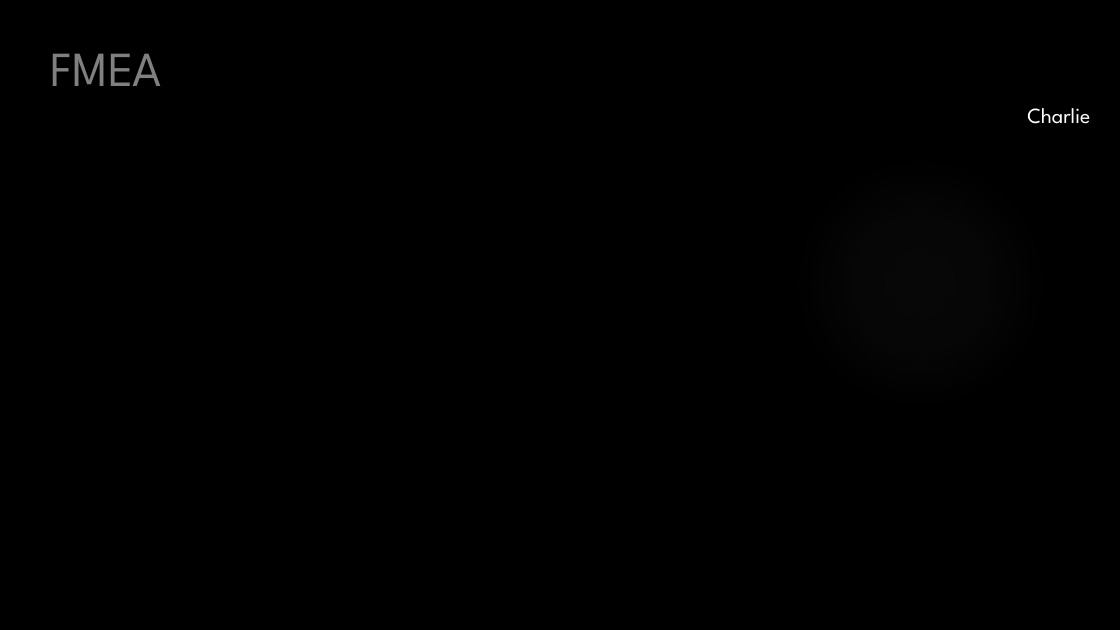
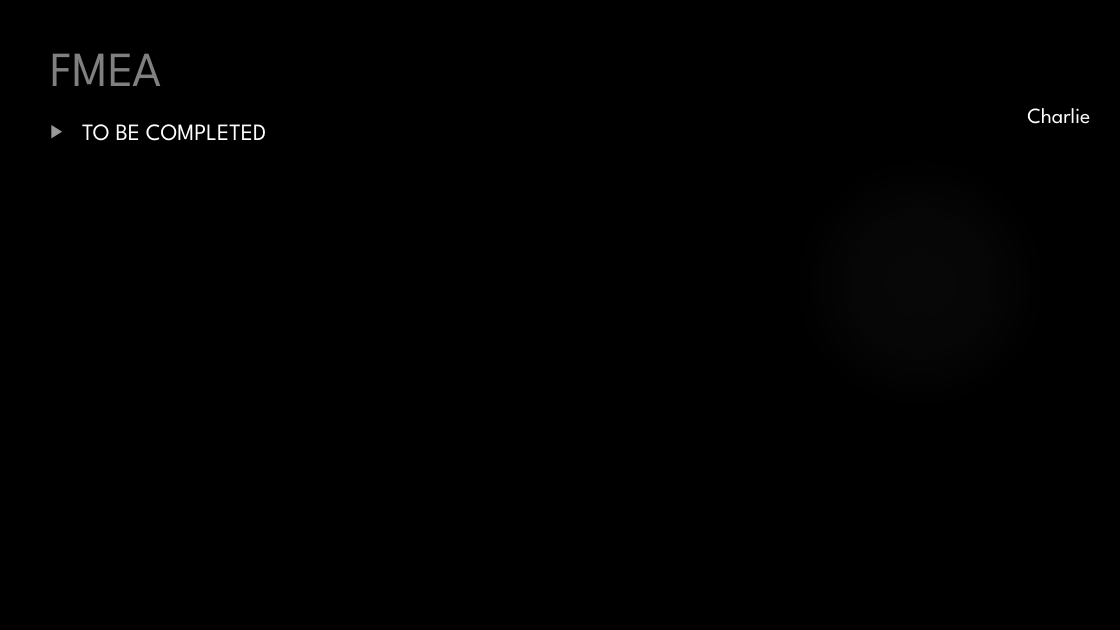
Before and after one commit to HASP-UMN/CubeSat, a slide deck: slide 18 of Presentations/CDR_Presentation.pptx (slide 13 before the commit). Drawn at 1120x630 pixels with LibreOffice and Linux fonts; fonts in the diff are those of the drawing; background and template pictures are left out. Boxes give left, top, right and bottom in pixels: in the first picture for what was removed or moved away, otherwise in the second. Text is boxed around its words. In the diff, an @@ line names an element or a change of style, - is before the commit and + after.

Commit message:
more updates.

```diff
--- a/Presentations/CDR_Presentation.pptx
+++ b/Presentations/CDR_Presentation.pptx
@@ text added at (82, 124, 266, 141), 20 pt, text #FFFFFF @@
+▶ TO BE COMPLETED
```
Also in this commit, not shown: 5 slides added.
